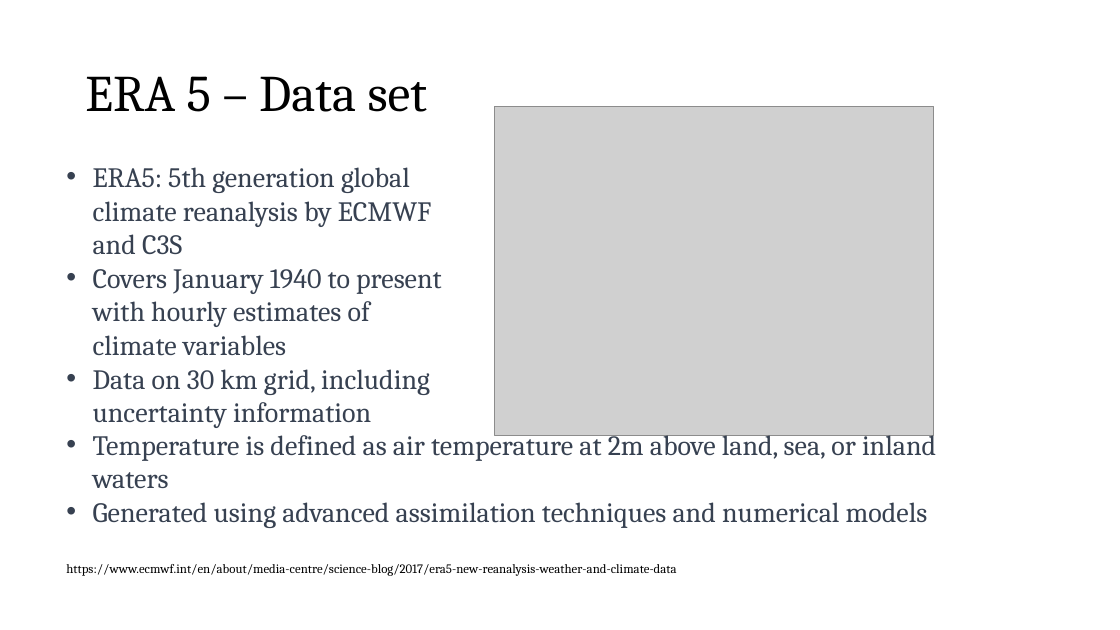
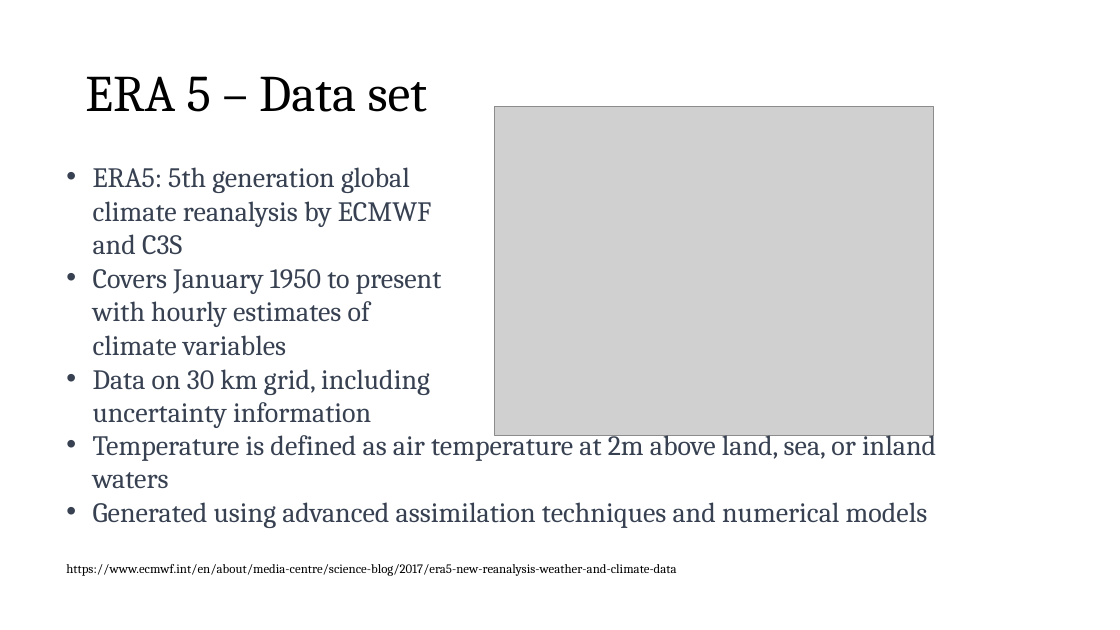
Before and after one commit to datascience-mobi-2023/topic04_team04, a slide deck: slide 21 of Project Proposal Präsi Draft .pptx. Drawn at 1120x630 pixels with LibreOffice and Linux fonts; fonts in the diff are those of the drawing; grey boxes stand for pictures. Boxes give left, top, right and bottom in pixels: in the first picture for what was removed or moved away, otherwise in the second. Text is boxed around its words. In the diff, an @@ line names an element or a change of style, - is before the commit and + after.

```diff
--- a/Project Proposal Präsi Draft .pptx
+++ b/Project Proposal Präsi Draft .pptx
@@ text at (x1=93, y1=269, x2=442, y2=356): text changed @@
-• Covers January 1940 to present with hourly estimates of climate variables
+• Covers January 1950 to present with hourly estimates of climate variables
```
Also in this commit, not shown: 4 other files.
